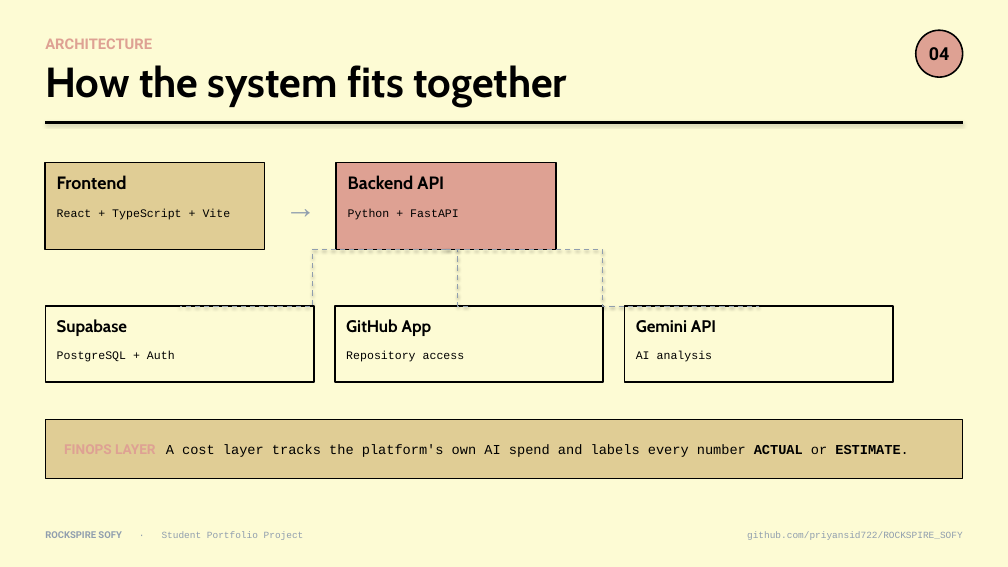
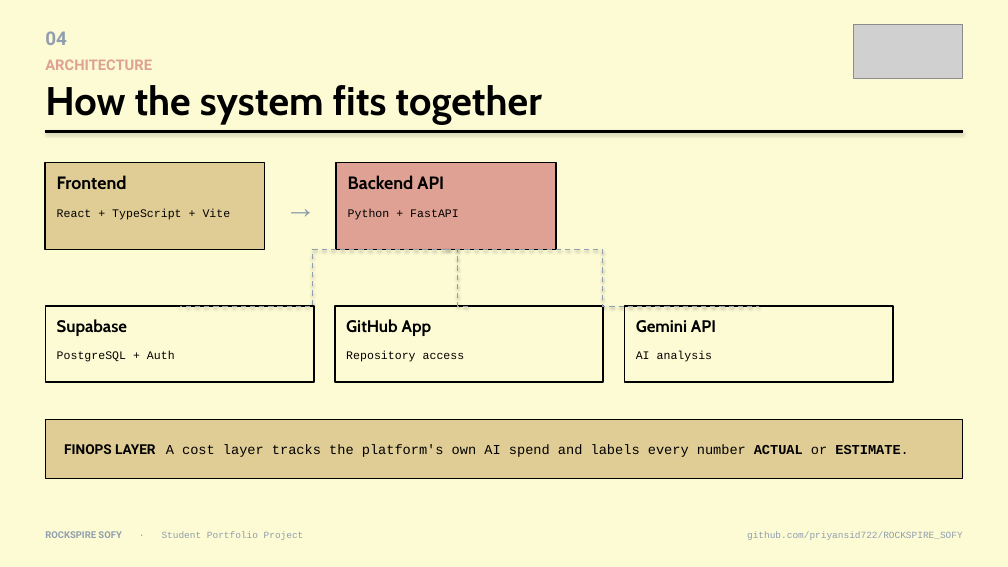
Before and after one commit to priyansid722/ROCKSPIRE_SOFY, a slide deck: slide 4 of presentation/Rockspire_Sofy_Presentation.pptx. Drawn at 1008x567 pixels with LibreOffice and Linux fonts; fonts in the diff are those of the drawing; grey boxes stand for pictures. Boxes give left, top, right and bottom in pixels: in the first picture for what was removed or moved away, otherwise in the second. Text is boxed around its words. In the diff, an @@ line names an element or a change of style, - is before the commit and + after.

Commit message:
Update deck: team credit, FinOps contrast, corner logo + top-left slide numbers
- Slide 1: credit both team members (Priyansi = Team Lead, Trishanu
  Dasgupta = Team Member) with GitHub links; keep project repo link.
- Slide 4: make the FinOps label black for readable contrast on the
  ecru strip.
- All slides: add a small transparent Rockspire logo in the top-right
  (identical size/position) and move the slide number to the top-left
  (Advent Pro, pewter). Titles nudged down to clear the corners.
- Add assets/rockspire-logo-transparent.png (white->transparent via Pillow).
- Verified: no overflow, no overlap, chrome consistent on all 6 slides.

```diff
--- a/presentation/Rockspire_Sofy_Presentation.pptx
+++ b/presentation/Rockspire_Sofy_Presentation.pptx
@@ text "04": place and size @@
-text "04" at bbox=[929, 47, 949, 60]
+text "04" at bbox=[45, 31, 67, 45]
@@ text "04" at bbox=[45, 31, 67, 45]: size 17 to 18 pt, text colour #000000 to #909EAE; alignment centre to left @@
@@ picture added at bbox=[854, 24, 963, 79] @@
@@ text "ARCHITECTURE": place and size @@
-text "ARCHITECTURE" at bbox=[45, 38, 152, 49]
+text "ARCHITECTURE" at bbox=[45, 59, 152, 70]
@@ ellipse removed at bbox=[916, 30, 963, 77] @@
@@ text "How the system fits together": place and size @@
-text "How the system fits together" at bbox=[45, 65, 567, 107]
+text "How the system fits together" at bbox=[45, 85, 542, 124]
@@ text "How the system fits together" at bbox=[45, 85, 542, 124]: size 40 to 38 pt @@
@@ elbow line moved from (45, 123) - (963, 123) to (45, 132) - (963, 132) @@
@@ text "FINOPS LAYER A cost layer ..." at bbox=[64, 444, 909, 457]: text colour #DEA193 to #000000 in "FINOPS LAYER" @@
```
Also in this commit, not shown: 5 other slides changed, 2 other files.
